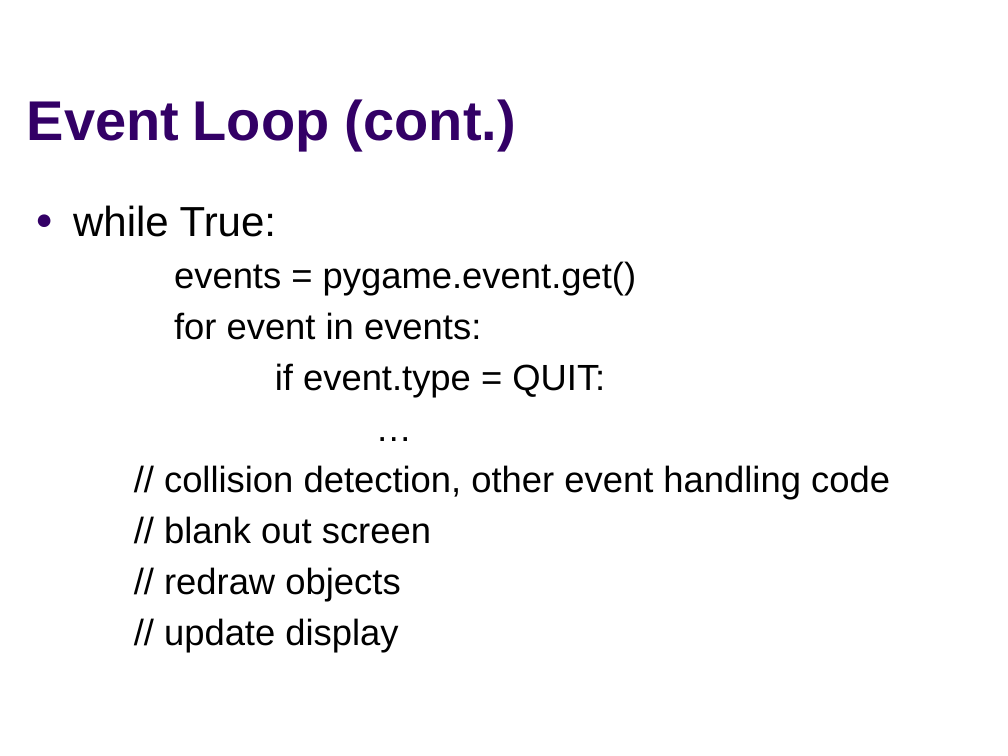
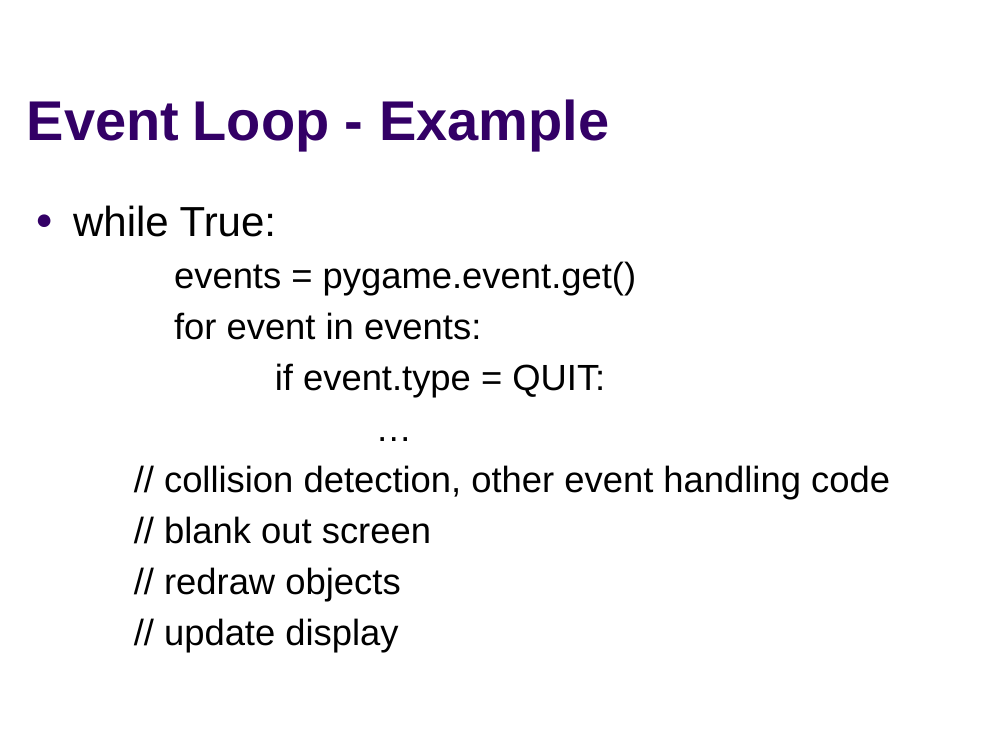
Before and after one commit to RHIT-CSSE/catapult, a slide deck: slide 7 of docs/Program/Session3/2019UpdatedPygame.pptx (slide 8 before the commit). Drawn at 1008x756 pixels with LibreOffice and Linux fonts; fonts in the diff are those of the drawing; background and template pictures are left out. Boxes give left, top, right and bottom in pixels: in the first picture for what was removed or moved away, otherwise in the second. Text is boxed around its words. In the diff, an @@ line names an element or a change of style, - is before the commit and + after.

```diff
--- a/docs/Program/Session3/2019UpdatedPygame.pptx
+++ b/docs/Program/Session3/2019UpdatedPygame.pptx
@@ title at (27, 99, 609, 149): text changed @@
-Event Loop (cont.)
+Event Loop - Example
```
Also in this commit, not shown: 8 other slides changed, 1 slide removed, 5 other files.
